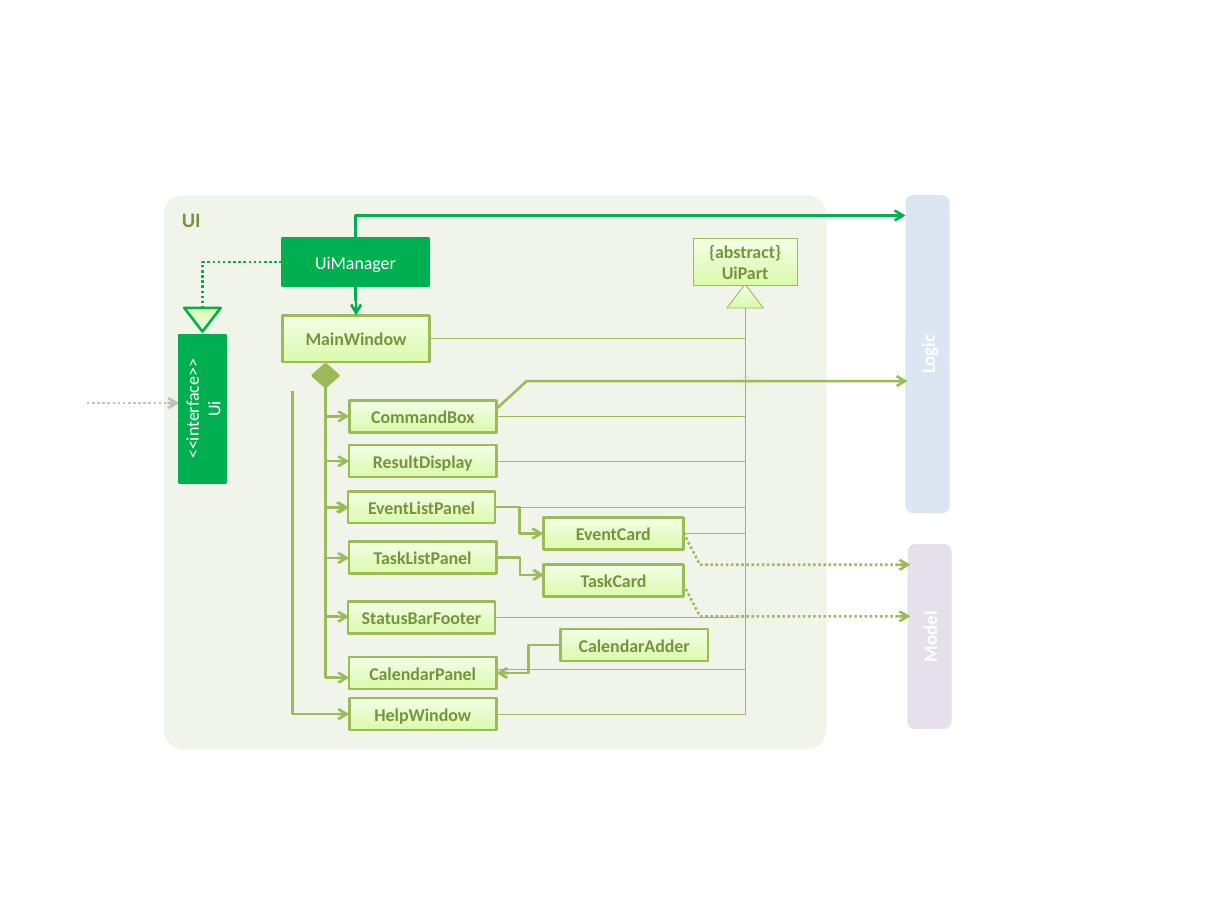
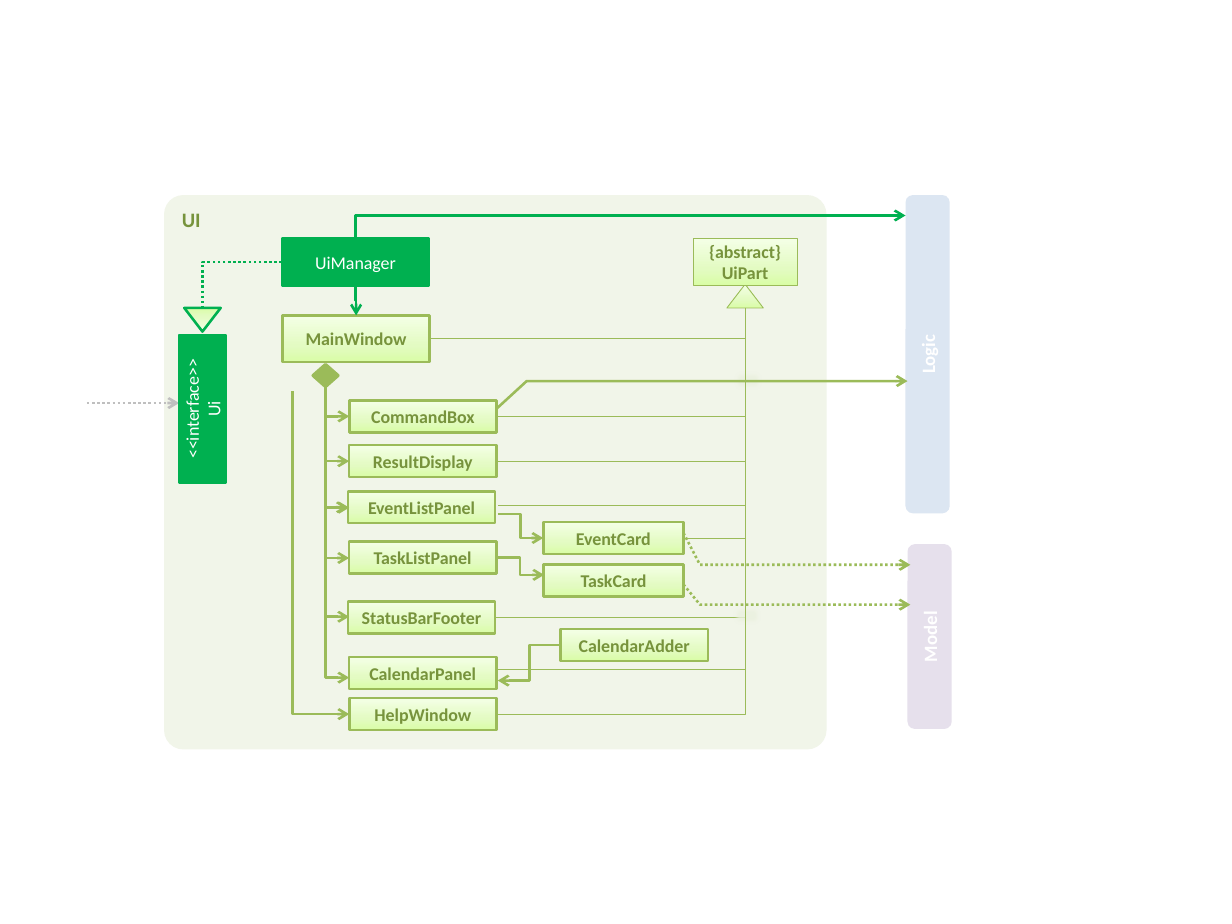
Before and after one commit to CS2103JAN2017-W10-B4/addressbook-level4, a slide deck: slide 1 of docs/diagrams/UiComponentClassDiagram.pptx. Drawn at 1232x924 pixels with LibreOffice and Linux fonts; fonts in the diff are those of the drawing. Boxes give left, top, right and bottom in pixels: in the first picture for what was removed or moved away, otherwise in the second. Text is boxed around its words. In the diff, an @@ line names an element or a change of style, - is before the commit and + after.

```diff
--- a/docs/diagrams/UiComponentClassDiagram.pptx
+++ b/docs/diagrams/UiComponentClassDiagram.pptx
@@ elbow line removed from (745, 308) to (495, 508) @@
@@ elbow line (745, 308) - (498, 505): route changed @@
@@ elbow line moved from (745, 308) - (684, 533) to (745, 308) - (684, 538) @@
@@ elbow arrow moved from (495, 508) - (543, 533) to (498, 514) - (543, 538) @@
@@ rectangle "EventCard": place and size @@
-rectangle "EventCard" at (543,517,684,549)
+rectangle "EventCard" at (543,522,684,554)
@@ freeform shape: place and size @@
-freeform shape at (684,584,910,616)
+freeform shape at (684,584,910,604)
@@ elbow arrow moved from (561, 646) - (496, 673) to (561, 644) - (498, 680) @@
```
Also in this commit, not shown: 1 other file.
